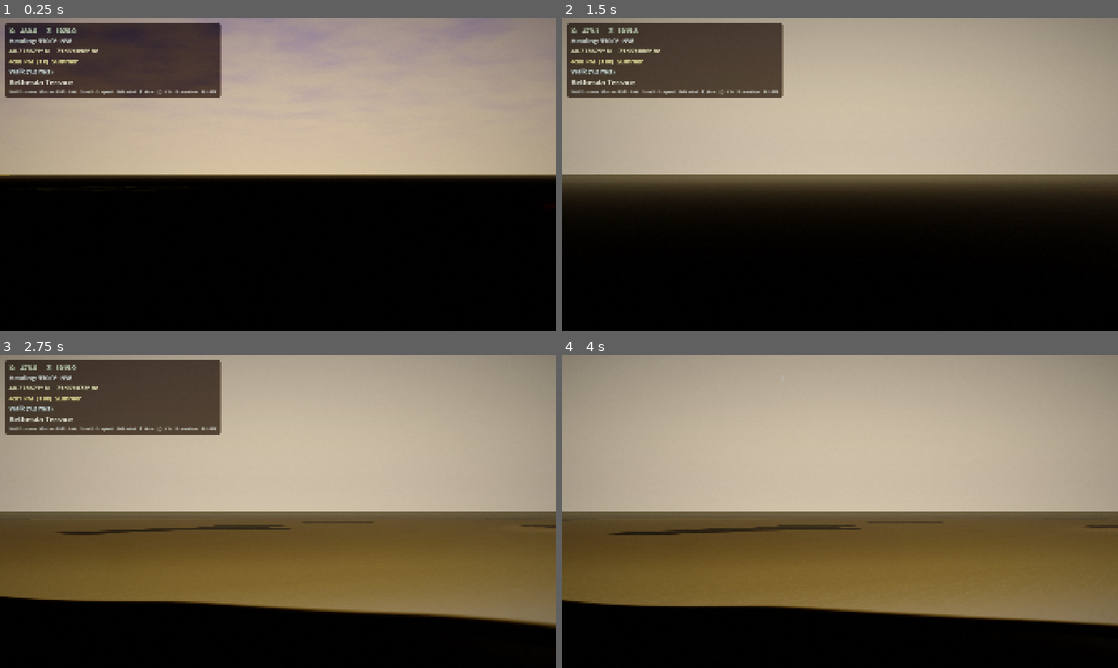
Above: before the commit, frames 1-4 (two rows, left to right).
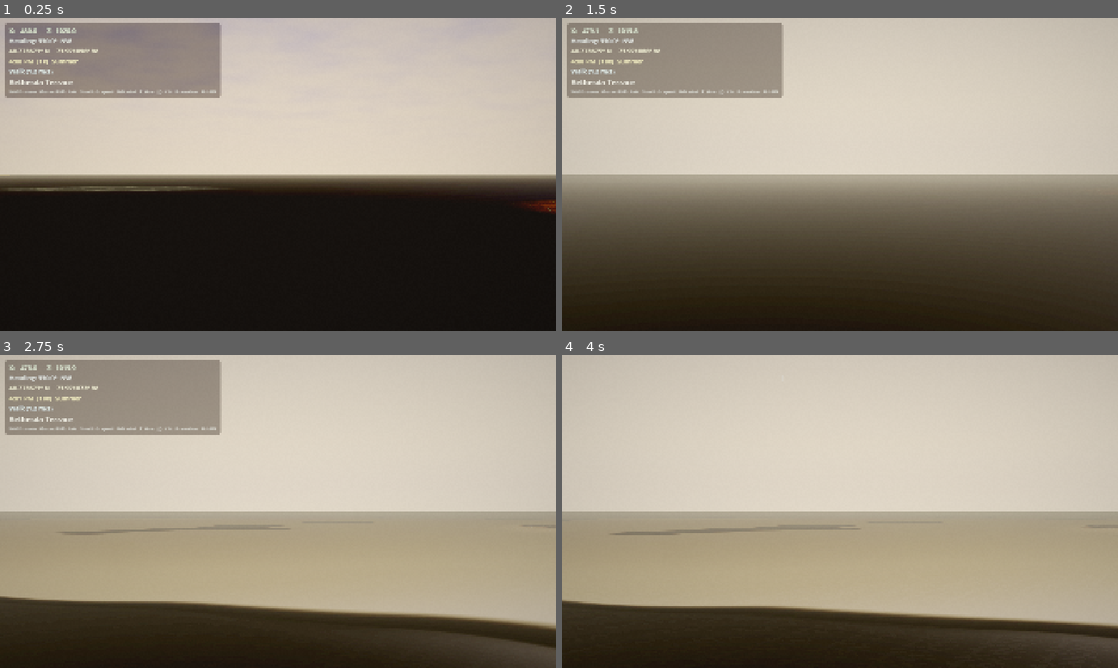
Above: after the commit, the same moments.

Repository: Central-Park-Walk/central-park-walk
Game: Godot game, scene res://main.tscn
Same seed, same stepped clock (60 frames per second), same inputs: the game is played once before the commit and once after it.
Inputs (mouse positions are in pixels of both pictures, inside the frame that each line leads up to):
- Up to frame 1 (0.25 s): no input
- Up to frame 2 (1.5 s): tap Enter at 0.5 s; move the mouse to (962, 158) at 0.52 s; hold D 0.53-1.28 s; tap T at 0.6 s; click (962, 158) at 0.67 s; tap Space at 1.25 s; move the mouse to (728, 190) at 1.27 s; hold S from 1.28 s (still down); tap P at 1.35 s
- Up to frame 3 (2.75 s): move the mouse to (333, 442) at 2.02 s; release S at 2.03 s; hold D from 2.03 s (still down); tap G at 2.1 s
- Up to frame 4 (4 s): move the mouse to (812, 574) at 2.77 s; release D at 2.78 s; hold W 2.78-3.53 s; tap H at 2.85 s; click (812, 574) at 2.92 s; move the mouse to (1006, 558) at 3.52 s; hold A from 3.53 s (still down); tap 9 at 3.6 s

The runs differ from the first frame. In frame 1, 57% of the frame differs, in the area x 0-100%, y 0-63%; in frame 2, 100%, in the area x 0-100%, y 0-100%; in frame 3, 100%; in frame 4, 100%.

Commit message:
Post-processing retune: softer EGTTR-inspired color grade
Reduce stacked contrast that was crushing shadows at 5 layers deep.
Shader: gentler tonemap curve (c/(c+0.2)*1.2 vs old c²/(c²+0.08)*1.08),
shadow gamma 1.06→1.02, split-tone 45%/40%→20%/15%, saturation 1.18→1.08,
vignette halved, green/blue boost reduced for muted naturalistic palette.
Environment: contrast 1.06-1.08→1.01-1.02, brightness 0.88-0.93→0.95-0.96,
SSAO intensity 1.8-2.5→1.3-1.5, aerial fog bumped for haze-based depth.

Co-Authored-By: Claude Opus 4.6 (1M context) <noreply@anthropic.com>

Diff:
--- a/main.gd
+++ b/main.gd
@@ -1126,11 +1126,11 @@
 		"exposure":       0.85,
 		"white":          6.0,
 		"ssao_radius":    2.0,
-		"ssao_intensity": 2.2,
-		"ssao_power":     1.8,
+		"ssao_intensity": 1.4,
+		"ssao_power":     1.5,
 		"saturation":     0.75,
-		"contrast":       1.06,
-		"brightness":     0.88,
+		"contrast":       1.02,
+		"brightness":     0.95,
 		"fog_color":      Color(0.12, 0.10, 0.14),
 		"fog_energy":     0.20,
 		"fog_scatter":    0.05,
@@ -1166,16 +1166,16 @@
 		"exposure":       0.72,
 		"white":          5.5,
 		"ssao_radius":    1.5,
-		"ssao_intensity": 2.5,
-		"ssao_power":     1.8,
-		"saturation":     1.05,
-		"contrast":       1.08,
-		"brightness":     0.92,
+		"ssao_intensity": 1.5,
+		"ssao_power":     1.5,
+		"saturation":     1.0,
+		"contrast":       1.02,
+		"brightness":     0.96,
 		"fog_color":      Color(0.50, 0.42, 0.34),   # subtle warm haze, not amber wash
 		"fog_energy":     0.45,
 		"fog_scatter":    0.18,
 		"fog_density":    0.0005,   # golden hour haze — buildings fade into warm atmosphere
-		"fog_aerial":     0.22,     # atmospheric depth
+		"fog_aerial":     0.30,     # atmospheric depth — haze does the depth work (EGTTR-style)
 		"fog_sky_affect": 0.30,
 		"sun_energy":     0.90,
 		"sun_color":      Color(1.0, 0.75, 0.50),    # warm but not deep amber
@@ -1204,16 +1204,16 @@
 		"exposure":       0.68,
 		"white":          6.0,
 		"ssao_radius":    2.0,
-		"ssao_intensity": 2.0,
-		"ssao_power":     1.6,
-		"saturation":     1.05,
-		"contrast":       1.06,
-		"brightness":     0.90,
+		"ssao_intensity": 1.3,
+		"ssao_power":     1.4,
+		"saturation":     1.0,
+		"contrast":       1.01,
+		"brightness":     0.96,
 		"fog_color":      Color(0.62, 0.60, 0.56),  # warmer haze — NYC summer atmosphere
 		"fog_energy":     0.5,
 		"fog_scatter":    0.06,
 		"fog_density":    0.0004,   # NYC has noticeable daytime haze — buildings fade at distance
-		"fog_aerial":     0.25,     # atmospheric scattering: blue haze on distant objects
+		"fog_aerial":     0.35,     # atmospheric scattering — distant objects fade into haze (EGTTR-style)
 		"fog_sky_affect": 0.30,
 		"sun_energy":     0.95,
 		"sun_color":      Color(0.95, 0.92, 0.85),
@@ -1244,16 +1244,16 @@
 		"exposure":       0.72,
 		"white":          5.5,
 		"ssao_radius":    2.0,
-		"ssao_intensity": 1.8,
-		"ssao_power":     1.9,
-		"saturation":     1.05,   # natural — saturation boost makes everything amber
-		"contrast":       1.08,   # long shadows
-		"brightness":     0.93,
+		"ssao_intensity": 1.4,
+		"ssao_power":     1.5,
+		"saturation":     1.0,    # natural — let sun color do the work
+		"contrast":       1.02,   # soft long shadows
+		"brightness":     0.96,
 		"fog_color":      Color(0.55, 0.45, 0.35),    # neutral warm haze, not amber blanket
 		"fog_energy":     0.45,
 		"fog_scatter":    0.18,
 		"fog_density":    0.0005,   # golden hour atmospheric haze
-		"fog_aerial":     0.22,     # atmospheric depth
+		"fog_aerial":     0.30,     # atmospheric depth — haze creates distance (EGTTR-style)
 		"fog_sky_affect": 0.30,
 		"sun_energy":     0.95,    # strong low sun but not overblown
 		"sun_color":      Color(1.0, 0.72, 0.45),     # warm golden, not deep amber
@@ -1284,10 +1284,10 @@
 		"exposure":       0.92,   # darker overall — night IS dark even in NYC
 		"white":          6.0,
 		"ssao_radius":    2.0,
-		"ssao_intensity": 2.2,
-		"ssao_power":     1.8,
+		"ssao_intensity": 1.4,
+		"ssao_power":     1.5,
 		"saturation":     0.50,   # colors are very muted at night — olive/brown, not green
-		"contrast":       1.04,
+		"contrast":       1.01,
 		"brightness":     1.0,
 		"fog_color":      Color(0.12, 0.09, 0.07),  # warm amber night haze — city light scatter
 		"fog_energy":     0.20,
--- a/shaders/color_grade.gdshader
+++ b/shaders/color_grade.gdshader
@@ -36,8 +36,8 @@
 	// Slightly brighter floor at night (city light pollution)
 	vec3 dark_floor = mix(vec3(0.018, 0.014, 0.012), vec3(0.022, 0.018, 0.016), night_t);
 	c = max(c, dark_floor);
-	// Gentle shadow shaping — softer at night to preserve detail
-	c = pow(c, vec3(mix(1.06, 1.02, night_t)));
+	// Very gentle shadow shaping — preserve detail like EGTTR's soft look
+	c = pow(c, vec3(mix(1.02, 1.01, night_t)));
 
 	float lum = dot(c, vec3(0.2126, 0.7152, 0.0722));
 
@@ -66,38 +66,36 @@
 
 	float shadow_blend = 1.0 - smoothstep(0.0, 0.25, lum);
 	float highlight_blend = smoothstep(0.40, 0.75, lum);
-	c *= mix(vec3(1.0), shadow_tint, shadow_blend * 0.45);
-	c *= mix(vec3(1.0), highlight_tint, highlight_blend * 0.40);
+	c *= mix(vec3(1.0), shadow_tint, shadow_blend * 0.20);
+	c *= mix(vec3(1.0), highlight_tint, highlight_blend * 0.15);
 
-	// Enrich greens — foliage pop (less at night, more in spring)
-	// 0.14 was too aggressive — combined with terrain/grass shader green, made everything neon
-	float green_boost = 0.06 * (1.0 - night_t * 0.7);
-	green_boost *= (1.0 + spring_s * 0.3);            // spring: lusher greens
+	// Enrich greens — subtle foliage warmth, EGTTR-style muted olive
+	float green_boost = 0.03 * (1.0 - night_t * 0.7);
+	green_boost *= (1.0 + spring_s * 0.2);            // spring: slightly lusher
 	green_boost *= (1.0 - winter_s * 0.5);            // winter: muted foliage
 	c.g *= 1.0 + green_boost * smoothstep(0.08, 0.4, c.g);
-	// Deepen blues — rich sky and shadows
-	float blue_boost = 0.10 * (1.0 - night_t * 0.5);
+	// Gentle blue enrichment — soft sky, not vivid
+	float blue_boost = 0.04 * (1.0 - night_t * 0.5);
 	c.b *= 1.0 + blue_boost * smoothstep(0.06, 0.35, c.b);
 	// Soften reds toward warm brown (less at night)
 	float red_excess = max(c.r - (c.g + c.b) * 0.5, 0.0);
-	c.r -= red_excess * mix(0.20, 0.10, night_t);
-	c.g += red_excess * 0.05;
+	c.r -= red_excess * mix(0.15, 0.08, night_t);
+	c.g += red_excess * 0.04;
 
-	// Softer S-curve — luminous midtones, visible shadows
-	c = c * c / (c * c + 0.08) * 1.08;
+	// Gentle filmic curve — retains shadow detail, soft highlight rolloff (EGTTR-style)
+	c = c / (c + 0.20) * 1.20;
 
-	// Saturate — 1.35 was too aggressive, combined with environment saturation
-	// made greens/warm tones oversaturated. 1.18 gives natural vibrance.
+	// Saturation — restrained, naturalistic. EGTTR greens are muted olive, not vivid.
 	float lum2 = dot(c, vec3(0.2126, 0.7152, 0.0722));
-	float sat = 1.18;
-	sat = mix(sat, 1.05, night_t);     // less saturated at night
+	float sat = 1.08;
+	sat = mix(sat, 1.0, night_t);      // neutral at night
 	sat = mix(sat, sat * 0.85, winter_s * 0.4);  // cooler winter
 	c = mix(vec3(lum2), c, sat);
 
-	// Warm amber cast — subtle, less at night (more blue-gray)
-	vec3 cast = mix(vec3(1.03, 1.01, 0.94), vec3(0.98, 0.98, 1.02), night_t);
-	// Golden hour: moderate warm cast (sun color already handles warmth)
-	cast = mix(cast, vec3(1.06, 1.02, 0.90), golden_t * 0.3);
+	// Warm cast — very subtle, unified tone
+	vec3 cast = mix(vec3(1.02, 1.005, 0.96), vec3(0.98, 0.98, 1.02), night_t);
+	// Golden hour: gentle warmth (sun color already handles most of it)
+	cast = mix(cast, vec3(1.04, 1.01, 0.92), golden_t * 0.25);
 	c *= cast;
 
 	// Eye adaptation — lift shadows in very dark scenes (NYC never pitch black)
@@ -105,10 +103,9 @@
 	float lift = smoothstep(0.04, 0.0, scene_lum) * night_t * 0.015;
 	c += lift;
 
-	// Vignette — darker edges deepen the tunnel-vision glow
-	// Stronger at night (lamplight pools), softer during day
+	// Vignette — very subtle, EGTTR barely uses any
 	vec2 vig_uv = SCREEN_UV * 2.0 - 1.0;
-	float vig_strength = mix(0.18, 0.28, night_t);
+	float vig_strength = mix(0.08, 0.14, night_t);
 	float vig = 1.0 - dot(vig_uv, vig_uv) * vig_strength;
 	c *= vig;
 
